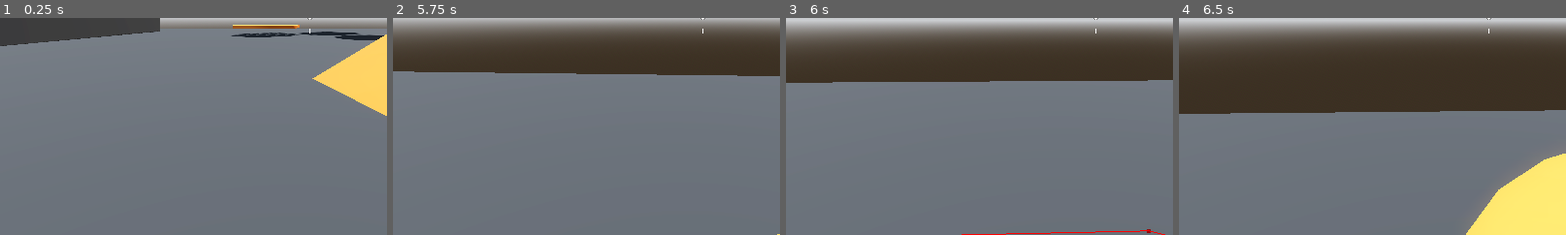
Above: before the commit, frames 1-4 (left to right).
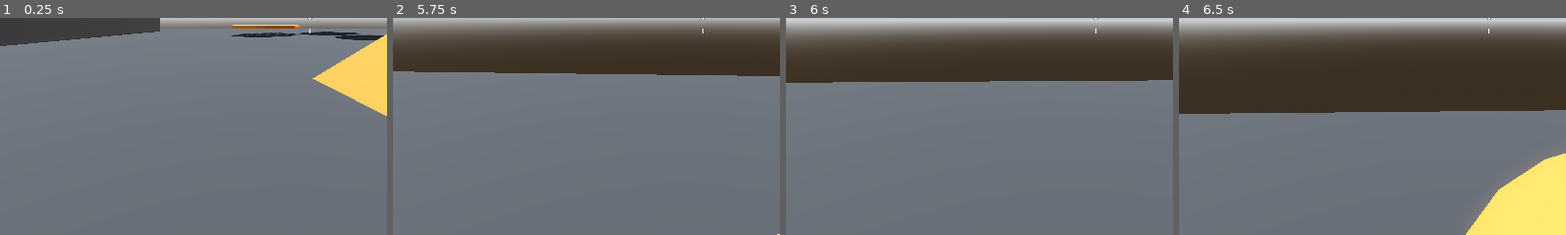
Above: after the commit, the same moments.

Repository: officer47p/robo-rampage
Game: Godot game, scene res://Levels/sandbox.tscn
Same seed, same stepped clock (60 frames per second), same inputs: the game is played once before the commit and once after it.
Inputs (mouse positions are % of the whole screen's width and height, from its top left):
- Up to frame 1 (0.25 s): no input
- Up to frame 2 (5.75 s): tap Enter at 0.5 s; move the mouse to (49, 52) at 0.52 s; hold W (move_forward) 0.53-2.78 s; tap Space (jump) at 0.77, 1.52, 3.02, 3.77, 4.52 s; move the mouse to (57, 51) at 1.27 s; move the mouse to (42, 49) at 2.02 s; move the mouse to (51, 50) at 2.77 s; hold A (move_left) 2.78-3.53 s; move the mouse to (46, 48) at 3.52 s; hold W (move_forward) from 3.53 s (still down); move the mouse to (55, 50) at 4.27 s; move the mouse to (45, 50) at 5.02 s
- Up to frame 3 (6 s): move the mouse to (52, 48) at 5.77 s; release W (move_forward) at 5.78 s; hold D (move_right) from 5.78 s (still down)
- Up to frame 4 (6.5 s): keep holding D (move_right); tap Space (jump) at 6.02 s
The pictures show only the part of the screen within x 10-60%, y 50-100%; the shares and areas given below are measured in that part.

Frames 1-2 are identical in both runs. In frame 3, 0.2% of the frame differs, in the area x 45-98%, y 97-100%; in frame 4, nothing differs.

Commit message:
Add attack action

Diff:
--- a/Enemy/enemy.gd
+++ b/Enemy/enemy.gd
@@ -1,17 +1,23 @@
 extends CharacterBody3D
 
 
-const SPEED = 5.0
+const SPEED = 3.0
 const JUMP_VELOCITY = 4.5
 @onready var navigation_agent_3d: NavigationAgent3D = $NavigationAgent3D
+@onready var animation_player: AnimationPlayer = $AnimationPlayer
 
 var player
+var provoked:= false
+
+var aggro_range := 5.0
+@export var attack_range := 1.5
 
 func _ready() -> void:
 	player = get_tree().get_first_node_in_group("player")
 
 func _process(delta: float) -> void:
-	navigation_agent_3d.target_position = player.global_position
+	if provoked:
+		navigation_agent_3d.target_position = player.global_position
 
 
 func _physics_process(delta: float) -> void:
@@ -21,7 +27,17 @@
 		velocity += get_gravity() * delta
 
 	var direction = global_position.direction_to(next_position)
+	var distance = global_position.distance_to(player.global_position)
+
+	if distance <= aggro_range:
+		provoked = true
+		if distance <= attack_range:
+			animation_player.play("Attack")
+	else:
+		provoked = false
+
 	if direction:
+		look_at_target(direction)
 		velocity.x = direction.x * SPEED
 		velocity.z = direction.z * SPEED
 	else:
@@ -29,3 +45,12 @@
 		velocity.z = move_toward(velocity.z, 0, SPEED)
 
 	move_and_slide()
+
+func look_at_target(direction: Vector3) -> void:
+	var adjusted_direction = direction
+	adjusted_direction.y = 0
+	look_at(global_position + adjusted_direction, Vector3.UP, true)
+
+
+func attack() -> void:
+	print("Attack")
--- a/Enemy/enemy.tscn
+++ b/Enemy/enemy.tscn
@@ -1,10 +1,115 @@
-[gd_scene load_steps=4 format=3 uid="uid://owwbenpgxf07"]
+[gd_scene load_steps=9 format=3 uid="uid://owwbenpgxf07"]
 
 [ext_resource type="Script" uid="uid://di0og3ra3cgxc" path="res://Enemy/enemy.gd" id="1_2pb1h"]
 
 [sub_resource type="CapsuleMesh" id="CapsuleMesh_xjnqo"]
 
 [sub_resource type="CapsuleShape3D" id="CapsuleShape3D_2pb1h"]
+
+[sub_resource type="StandardMaterial3D" id="StandardMaterial3D_2pb1h"]
+albedo_color = Color(1, 0, 0, 1)
+
+[sub_resource type="BoxMesh" id="BoxMesh_2pb1h"]
+size = Vector3(0.5, 0.2, 0.2)
+
+[sub_resource type="Animation" id="Animation_2pb1h"]
+resource_name = "Attack"
+length = 0.5
+tracks/0/type = "value"
+tracks/0/imported = false
+tracks/0/enabled = true
+tracks/0/path = NodePath("Visor:position")
+tracks/0/interp = 1
+tracks/0/loop_wrap = true
+tracks/0/keys = {
+"times": PackedFloat32Array(0, 0.2, 0.5),
+"transitions": PackedFloat32Array(-2, -2, -2),
+"update": 0,
+"values": [Vector3(0, 0.5, 0.5), Vector3(0, 0.5, 0.6), Vector3(0, 0.5, 0.5)]
+}
+tracks/1/type = "value"
+tracks/1/imported = false
+tracks/1/enabled = true
+tracks/1/path = NodePath("Visor:scale")
+tracks/1/interp = 1
+tracks/1/loop_wrap = true
+tracks/1/keys = {
+"times": PackedFloat32Array(0, 0.2, 0.5),
+"transitions": PackedFloat32Array(-2, -2, -2),
+"update": 0,
+"values": [Vector3(1, 1, 1), Vector3(1.5, 1.5, 1.5), Vector3(1, 1, 1)]
+}
+tracks/2/type = "value"
+tracks/2/imported = false
+tracks/2/enabled = true
+tracks/2/path = NodePath("Visor:material_override:albedo_color")
+tracks/2/interp = 1
+tracks/2/loop_wrap = true
+tracks/2/keys = {
+"times": PackedFloat32Array(0, 0.2, 0.5),
+"transitions": PackedFloat32Array(-2, -2, -2),
+"update": 0,
+"values": [Color(1, 0, 0, 1), Color(1, 1, 1, 1), Color(1, 0, 0, 1)]
+}
+tracks/3/type = "method"
+tracks/3/imported = false
+tracks/3/enabled = true
+tracks/3/path = NodePath(".")
+tracks/3/interp = 1
+tracks/3/loop_wrap = true
+tracks/3/keys = {
+"times": PackedFloat32Array(0.2),
+"transitions": PackedFloat32Array(1),
+"values": [{
+"args": [],
+"method": &"attack"
+}]
+}
+
+[sub_resource type="Animation" id="Animation_px1sc"]
+length = 0.001
+tracks/0/type = "value"
+tracks/0/imported = false
+tracks/0/enabled = true
+tracks/0/path = NodePath("Visor:position")
+tracks/0/interp = 1
+tracks/0/loop_wrap = true
+tracks/0/keys = {
+"times": PackedFloat32Array(0),
+"transitions": PackedFloat32Array(1),
+"update": 0,
+"values": [Vector3(0, 0.5, 0.5)]
+}
+tracks/1/type = "value"
+tracks/1/imported = false
+tracks/1/enabled = true
+tracks/1/path = NodePath("Visor:scale")
+tracks/1/interp = 1
+tracks/1/loop_wrap = true
+tracks/1/keys = {
+"times": PackedFloat32Array(0),
+"transitions": PackedFloat32Array(1),
+"update": 0,
+"values": [Vector3(1, 1, 1)]
+}
+tracks/2/type = "value"
+tracks/2/imported = false
+tracks/2/enabled = true
+tracks/2/path = NodePath("Visor:material_override:albedo_color")
+tracks/2/interp = 1
+tracks/2/loop_wrap = true
+tracks/2/keys = {
+"times": PackedFloat32Array(0),
+"transitions": PackedFloat32Array(1),
+"update": 0,
+"values": [Color(1, 0, 0, 1)]
+}
+
+[sub_resource type="AnimationLibrary" id="AnimationLibrary_px1sc"]
+_data = {
+&"Attack": SubResource("Animation_2pb1h"),
+&"RESET": SubResource("Animation_px1sc")
+}
 
 [node name="Enemy" type="CharacterBody3D"]
 script = ExtResource("1_2pb1h")
@@ -17,3 +122,13 @@
 
 [node name="NavigationAgent3D" type="NavigationAgent3D" parent="."]
 debug_enabled = true
+
+[node name="Visor" type="MeshInstance3D" parent="."]
+transform = Transform3D(1, 0, 0, 0, 1, 0, 0, 0, 1, 0, 0.5, 0.5)
+material_override = SubResource("StandardMaterial3D_2pb1h")
+mesh = SubResource("BoxMesh_2pb1h")
+
+[node name="AnimationPlayer" type="AnimationPlayer" parent="."]
+libraries = {
+&"": SubResource("AnimationLibrary_px1sc")
+}
